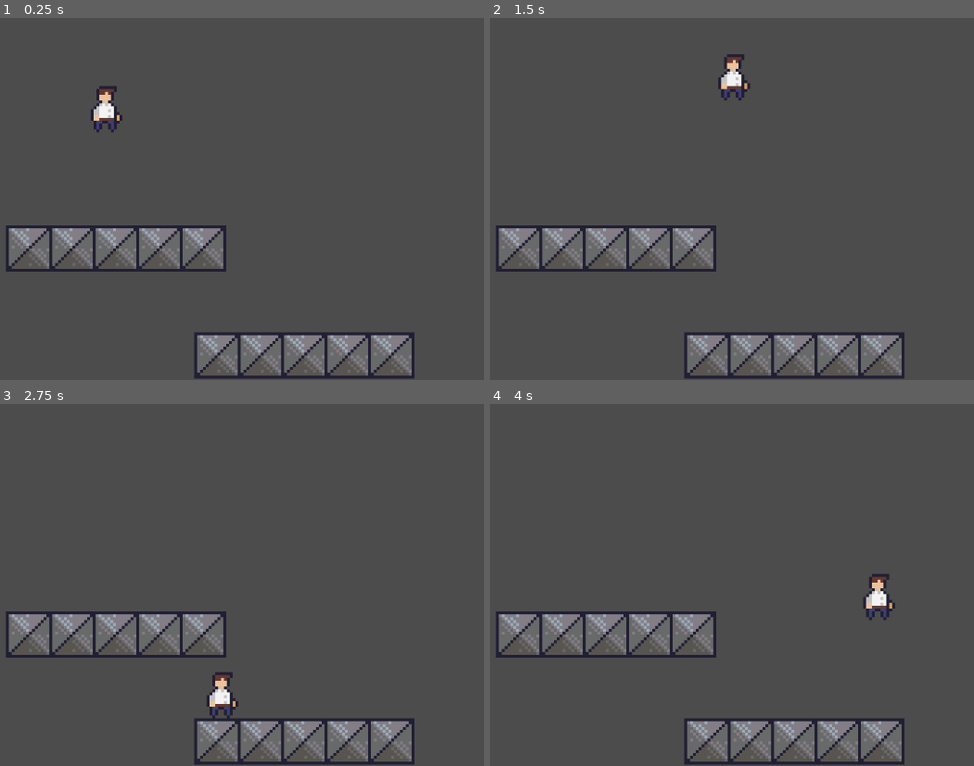
Above: before the commit, frames 1-4 (two rows, left to right).
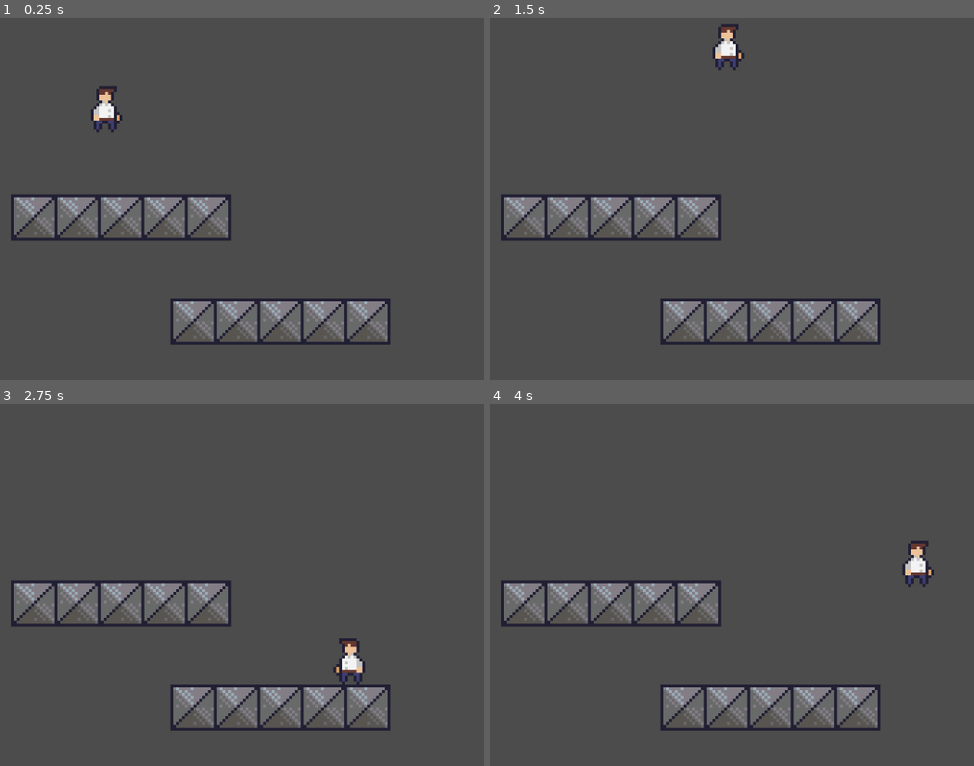
Above: after the commit, the same moments.

Repository: MichaelRRyan/godot-platformer-tutorial
Game: Godot game, scene res://Scenes/Gameplay.tscn
The game is run twice, just before and just after one commit, with the same random seed, the same clock (stepped at 60 frames per second) and the same inputs.
Inputs:
- Up to frame 1 (0.25 s): no input
- Up to frame 2 (1.5 s): hold Right (move_right) from 0.53 s (still down); tap Space (jump) at 0.77 s
- Up to frame 3 (2.75 s): tap Space (jump) at 1.52 s; release Right (move_right) at 2.03 s; hold Left (move_left) from 2.03 s (still down)
- Up to frame 4 (4 s): release Left (move_left) at 2.78 s; hold Right (move_right) from 2.78 s (still down); tap Space (jump) at 3.02, 3.77 s

The runs differ from the first frame. In frame 1, 16% of the frame differs, in the area x 1-86%, y 48-100%; in frame 2, 17%; in frame 3, 17%; in frame 4, 17%, in the area x 1-92%, y 37-100%.

Commit message:
Added acceleration and deceleration and sprite flipping

Diff:
--- a/Scenes/Gameplay.tscn
+++ b/Scenes/Gameplay.tscn
@@ -33,6 +33,9 @@
 }
 gravity = 200.0
 jump_speed = 130.0
+max_speed = 60.0
+acceleration = 150.0
+deceleration = 150.0
 
 [node name="AnimatedSprite" type="AnimatedSprite" parent="Player"]
 frames = SubResource( 3 )
@@ -44,10 +47,10 @@
 shape = SubResource( 4 )
 
 [node name="Platform" parent="." instance=ExtResource( 2 )]
-position = Vector2( 43.1335, 74.5998 )
+position = Vector2( 45, 64 )
 
 [node name="Platform2" parent="." instance=ExtResource( 2 )]
-position = Vector2( 108.136, 111.621 )
+position = Vector2( 100, 100 )
 
 [node name="Camera2D" type="Camera2D" parent="."]
 position = Vector2( 42.2168, 45.1899 )
--- a/Scenes/Player.gd
+++ b/Scenes/Player.gd
@@ -4,7 +4,9 @@
 
 export var gravity : float = 9.8
 export var jump_speed : float = 10
-export var speed : float = 50
+export var max_speed : float = 50
+export var acceleration : float = 50
+export var deceleration : float = 50
 
 var velocity = Vector2()
 
@@ -24,15 +26,21 @@
 
 	# Right movement.
 	if right and not left:
-		velocity.x = speed
+		velocity.x += acceleration * delta
+		$AnimatedSprite.flip_h = false
 
 	# Left movement.
 	elif left and not right:
-		velocity.x = -speed
+		velocity.x -= acceleration * delta
+		$AnimatedSprite.flip_h = true
 
 	# No movement.
 	else:
-		velocity.x = 0.0
+		velocity.x -= min(deceleration * delta, abs(velocity.x)) * sign(velocity.x)
+
+	# Clamps the movement to a max speed.
+	if abs(velocity.x) > max_speed:
+		velocity.x = max_speed * sign(velocity.x)
 
 	# Applies the velocity.
 	velocity = move_and_slide(velocity, Vector2(0.0, -1.0))
